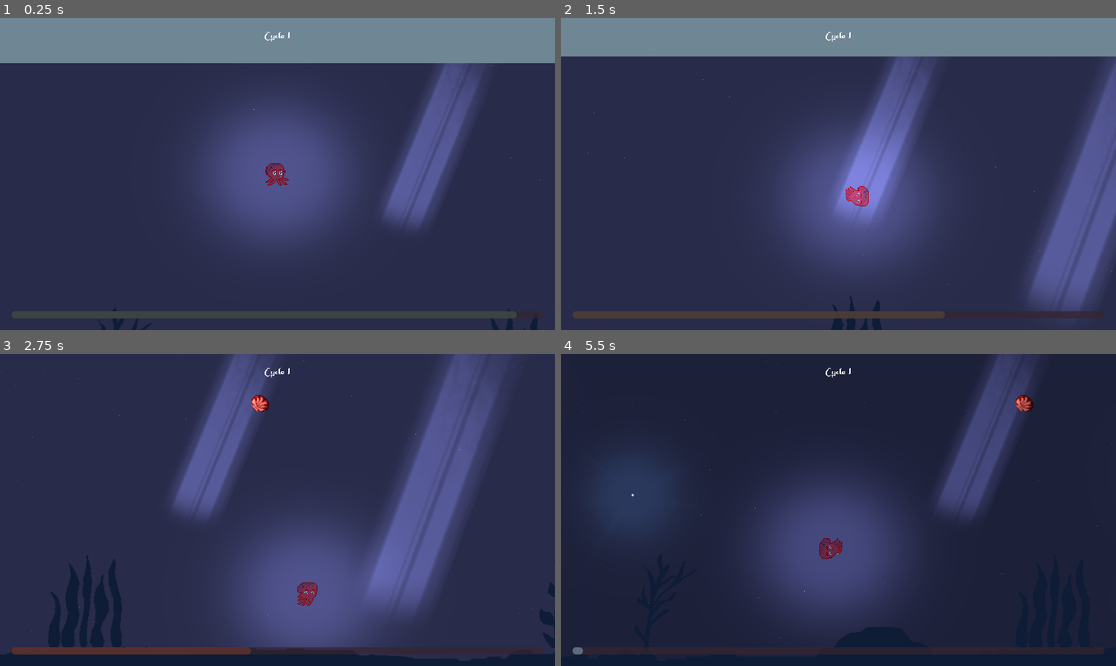
Above: before the commit, frames 1-4 (two rows, left to right).
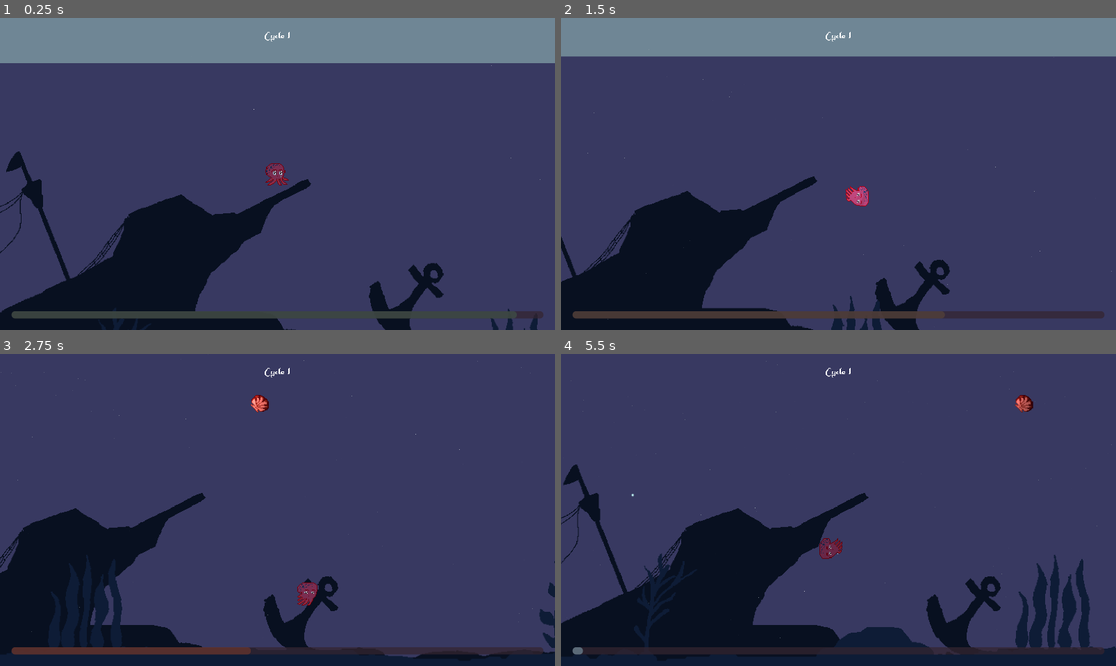
Above: after the commit, the same moments.

Repository: alfroids/tidal-storm
Game: Godot game, scene res://scenes/levels/main.tscn
Two runs of this game, one before a commit and one after it. Both use one fixed random seed, a clock stepped at 60 frames per second and the inputs below. The engine's default icon, where the game draws it, is replaced by a stand-in: a white triangle on a blue panel in a dark square.
Inputs:
- Up to frame 1 (0.25 s): no input
- Up to frame 2 (1.5 s): hold D (move_right) 0.53-1.28 s; tap Space (dash) at 0.6, 1.35 s; hold S (move_down) from 1.28 s (still down)
- Up to frame 3 (2.75 s): release S (move_down) at 2.03 s; hold D (move_right) from 2.03 s (still down); tap Space (dash) at 2.1 s
- Up to frame 4 (5.5 s): release D (move_right) at 2.78 s; hold W (move_up) 2.78-3.53 s; tap Space (dash) every 0.75 s from 2.85 to 5.1 s; hold A (move_left) 3.53-5.03 s; hold S (move_down) from 5.03 s (still down)

The runs differ from the first frame. In frame 1, 20% of the frame differs, in the area x 0-86%, y 14-100%; in frame 2, 24%; in frame 3, 24%; in frame 4, 73%, in the area x 0-100%, y 0-99%.

Commit message:
Add background parallax

Diff:
--- a/scenes/levels/main.tscn
+++ b/scenes/levels/main.tscn
@@ -1,15 +1,16 @@
-[gd_scene load_steps=15 format=3 uid="uid://bu6f414k16ji4"]
+[gd_scene load_steps=16 format=3 uid="uid://bu6f414k16ji4"]
 
 [ext_resource type="Shader" path="res://assets/shaders/water2.gdshader" id="1_xfky2"]
 [ext_resource type="Texture2D" uid="uid://dc2g5hdov4cvd" path="res://assets/icon.svg" id="2_qw27i"]
 [ext_resource type="PackedScene" uid="uid://bb21uipacresu" path="res://scenes/octopus/octopus.tscn" id="3_eg6kt"]
-[ext_resource type="PackedScene" uid="uid://beu1a485bi78v" path="res://scenes/vfx/parallax/parallax_background.tscn" id="3_id7vp"]
+[ext_resource type="PackedScene" uid="uid://beu1a485bi78v" path="res://scenes/vfx/parallax/parallax_foreground.tscn" id="3_id7vp"]
 [ext_resource type="PackedScene" uid="uid://ye3rq14ioe58" path="res://scenes/management/boat-manager/boat-manager.tscn" id="5_gj485"]
 [ext_resource type="PackedScene" uid="uid://fp5sxpywjdv3" path="res://scenes/management/light_manager.tscn" id="6_rn8rj"]
 [ext_resource type="PackedScene" uid="uid://bkuab87kd4a46" path="res://scenes/UI/game-info/game_info.tscn" id="8_du70m"]
 [ext_resource type="PackedScene" uid="uid://bbklaux7uduqr" path="res://scenes/UI/pause-menu/pause_menu.tscn" id="8_fuxxj"]
 [ext_resource type="PackedScene" uid="uid://dc3yj8ro8os7l" path="res://scenes/mission/mission-manager/mission_manager.tscn" id="8_gtlp6"]
 [ext_resource type="PackedScene" uid="uid://kuj350nl7omh" path="res://scenes/management/canvas_cycles.tscn" id="8_jit2o"]
+[ext_resource type="PackedScene" uid="uid://cipnapuko7lk8" path="res://scenes/vfx/parallax/parallax_background.tscn" id="9_00ik2"]
 [ext_resource type="PackedScene" uid="uid://b1abhynprhr0v" path="res://scenes/UI/game-over/game_over.tscn" id="9_adtxi"]
 [ext_resource type="PackedScene" uid="uid://cxsav4ums81sc" path="res://scenes/management/sound_manager.tscn" id="10_mh3bh"]
 
@@ -25,18 +26,13 @@
 [node name="Main" type="Node2D"]
 
 [node name="WaterShader" type="Sprite2D" parent="."]
+visible = false
 z_index = 1
 material = SubResource("ShaderMaterial_liykp")
 position = Vector2(0, 540)
 texture = ExtResource("2_qw27i")
 region_enabled = true
 region_rect = Rect2(-1920, 0, 3840, 1080)
-
-[node name="ColorRect" type="ColorRect" parent="."]
-offset_left = -1920.0
-offset_right = 1920.0
-offset_bottom = 1080.0
-color = Color(0.219608, 0.223529, 0.380392, 1)
 
 [node name="WaterSurface" type="StaticBody2D" parent="."]
 collision_layer = 4
@@ -93,9 +89,6 @@
 [node name="SpawnLocation2" parent="BoatManager" index="1"]
 position = Vector2(2176, 0)
 
-[node name="MoveLocation" parent="BoatManager/MovePath" index="0"]
-position = Vector2(-1856, 0)
-
 [node name="ParticleManager" type="Node" parent="."]
 
 [node name="DustParticles" type="CPUParticles2D" parent="ParticleManager"]
@@ -119,10 +112,21 @@
 
 [node name="CanvasCycles" parent="." instance=ExtResource("8_jit2o")]
 
-[node name="ParallaxBackground" parent="." instance=ExtResource("3_id7vp")]
-layer = 3
+[node name="ParallaxForeground" parent="." instance=ExtResource("3_id7vp")]
 offset = Vector2(-4038, 0)
 transform = Transform2D(1, 0, 0, 1, -4038, 0)
+
+[node name="ParallaxBackground" parent="." instance=ExtResource("9_00ik2")]
+
+[node name="WaterBackground" type="CanvasLayer" parent="."]
+layer = -2
+follow_viewport_enabled = true
+
+[node name="ColorRect" type="ColorRect" parent="WaterBackground"]
+offset_left = -1920.0
+offset_right = 1920.0
+offset_bottom = 1080.0
+color = Color(0.219608, 0.223529, 0.380392, 1)
 
 [node name="UI" type="CanvasLayer" parent="."]
 layer = 10
--- a/scenes/vfx/parallax/parallax_background.tscn
+++ b/scenes/vfx/parallax/parallax_background.tscn
@@ -1,13 +1,16 @@
-[gd_scene load_steps=2 format=3 uid="uid://beu1a485bi78v"]
+[gd_scene load_steps=2 format=3 uid="uid://cipnapuko7lk8"]
 
-[ext_resource type="Texture2D" uid="uid://bwwclond74du2" path="res://assets/sprites/fg_parallax_longer_final.png" id="1_ooc1f"]
+[ext_resource type="Texture2D" uid="uid://dfv6xkb73gkxt" path="res://assets/sprites/bg_parallax.png" id="1_sm60l"]
 
 [node name="ParallaxBackground" type="ParallaxBackground"]
+layer = -1
 
 [node name="ParallaxLayer" type="ParallaxLayer" parent="."]
-motion_scale = Vector2(2, 2)
+position = Vector2(0, 64)
+motion_scale = Vector2(0.5, 0.5)
 
 [node name="Sprite2D" type="Sprite2D" parent="ParallaxLayer"]
+position = Vector2(-3976, 64)
 scale = Vector2(2.5, 2.5)
-texture = ExtResource("1_ooc1f")
+texture = ExtResource("1_sm60l")
 centered = false
--- /dev/null
+++ b/scenes/vfx/parallax/parallax_foreground.tscn
@@ -0,0 +1,14 @@
+[gd_scene load_steps=2 format=3 uid="uid://beu1a485bi78v"]
+
+[ext_resource type="Texture2D" uid="uid://bwwclond74du2" path="res://assets/sprites/fg_parallax_longer_final.png" id="1_ooc1f"]
+
+[node name="ParallaxForeground" type="ParallaxBackground"]
+layer = 1
+
+[node name="ParallaxLayer" type="ParallaxLayer" parent="."]
+motion_scale = Vector2(2, 2)
+
+[node name="Sprite2D" type="Sprite2D" parent="ParallaxLayer"]
+scale = Vector2(2.5, 2.5)
+texture = ExtResource("1_ooc1f")
+centered = false
Binary file added: assets/sprites/bg_parallax.png
Not shown, added: assets/sprites/bg_parallax.png.import
